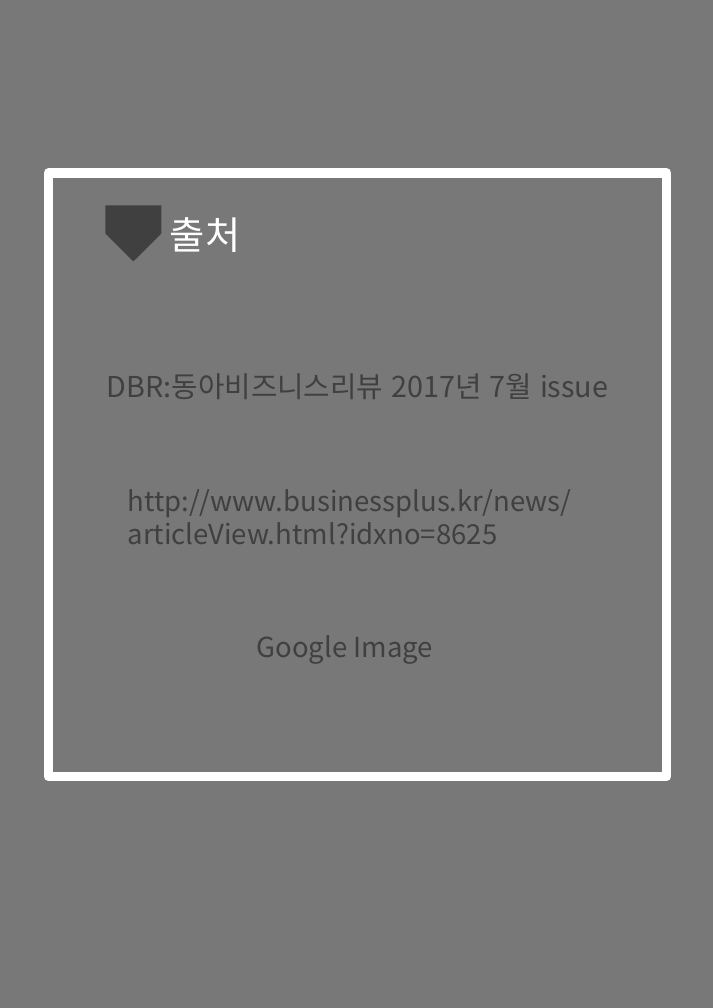
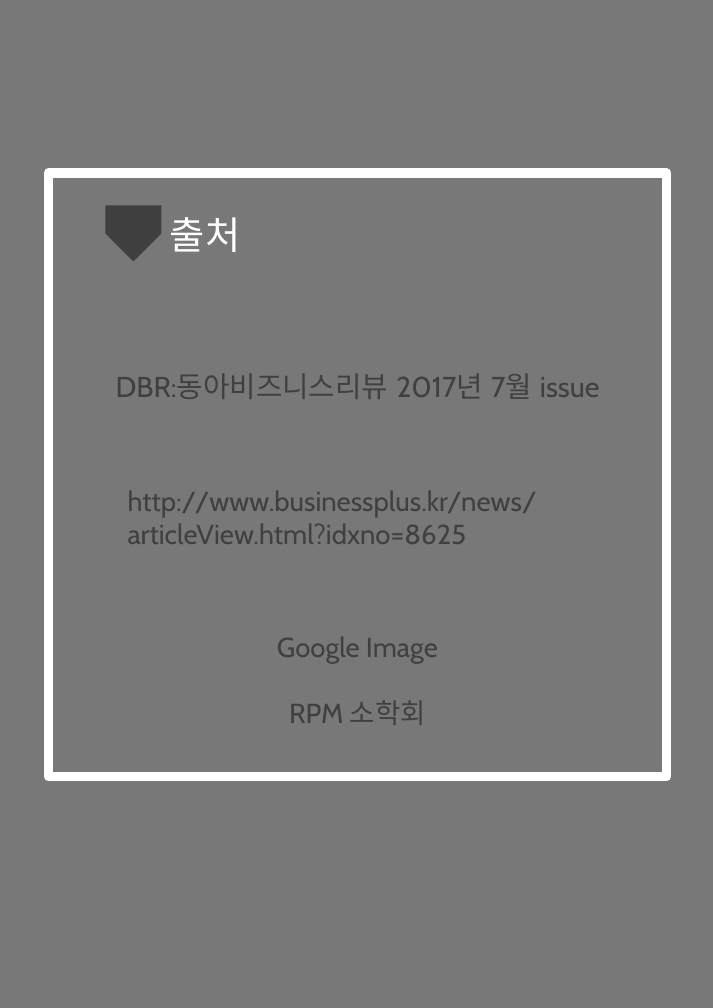
Before and after one commit to Jicheon/201421375, a slide deck: slide 9 of 201421375강지천.pptx. Drawn at 713x1008 pixels with LibreOffice and Linux fonts; fonts in the diff are those of the drawing. Boxes give left, top, right and bottom in pixels: in the first picture for what was removed or moved away, otherwise in the second. Text is boxed around its words. In the diff, an @@ line names an element or a change of style, - is before the commit and + after.

```diff
--- a/201421375강지천.pptx
+++ b/201421375강지천.pptx
@@ text "DBR:동아비즈니스리뷰 2017년 7월 issue" at bbox=[116, 373, 600, 399]: font Noto Sans CJK KR to Cabin @@
@@ text "http://www.businessplus.kr/news/articleView.html?idxno=8625" at bbox=[128, 491, 537, 544]: font Noto Sans CJK KR to Cabin @@
@@ text at bbox=[277, 637, 438, 663]: font Noto Sans CJK KR to Cabin in "Google Image"; alignment left to centre @@
@@ text at bbox=[289, 700, 426, 725]: paragraph added @@
+RPM 소학회
```
Also in this commit, not shown: 8 other slides changed.
